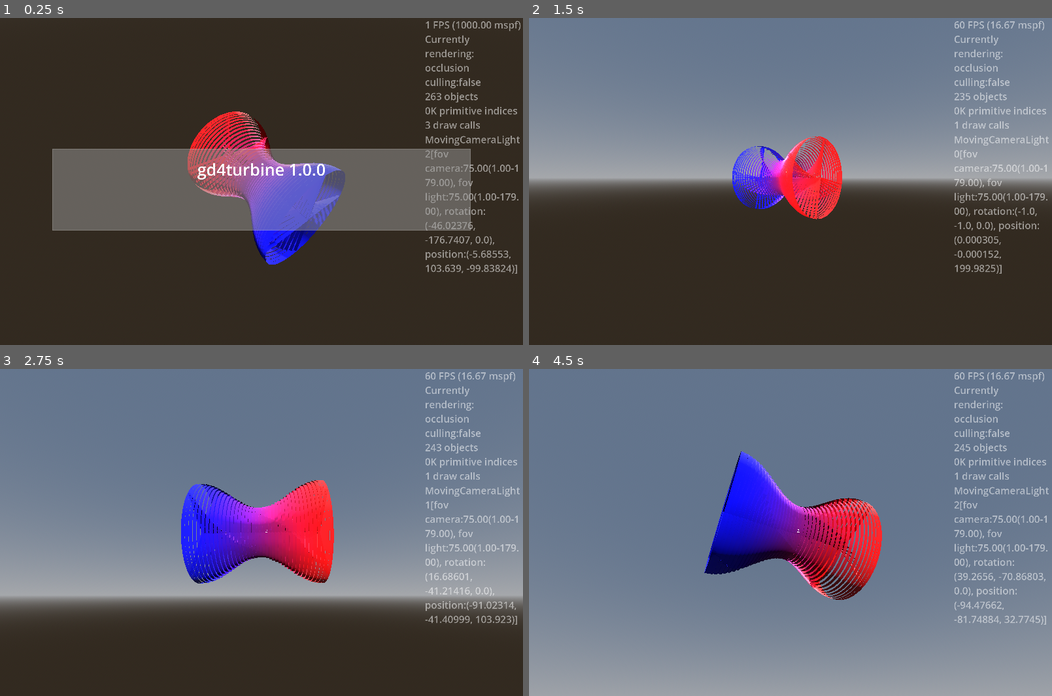
Above: before the commit, frames 1-4 (two rows, left to right).
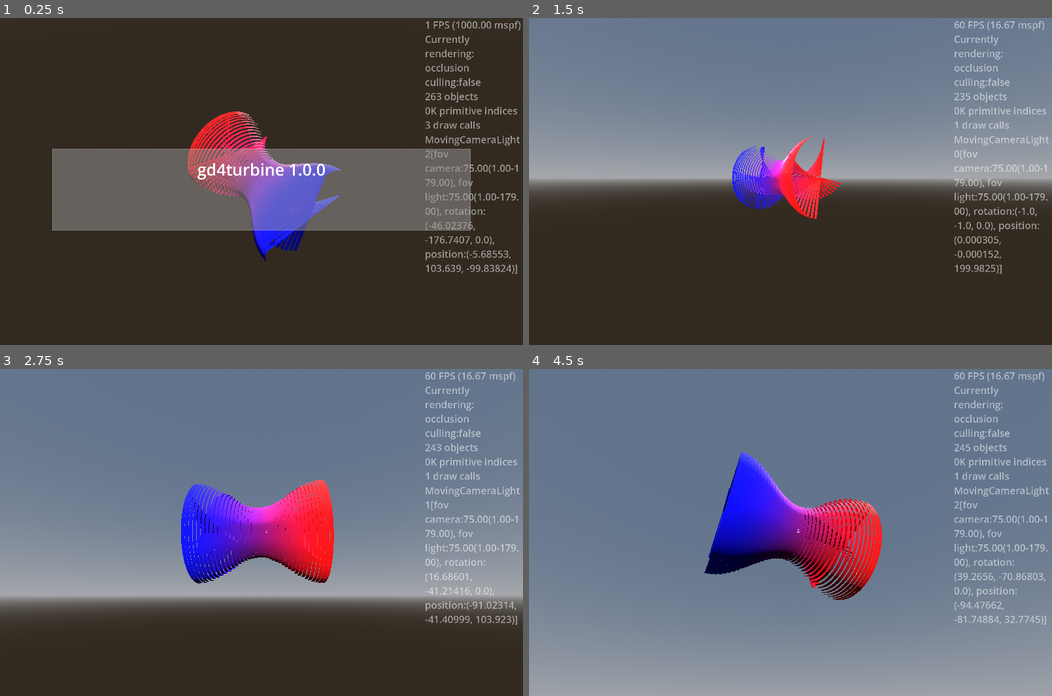
Above: after the commit, the same moments.

Repository: kasworld/gd4turbine
Game: Godot game, scene res://main.tscn
The game is run twice, just before and just after one commit, with the same random seed, the same clock (stepped at 60 frames per second) and the same inputs.
Inputs (mouse positions are in pixels of both pictures, inside the frame that each line leads up to):
- Up to frame 1 (0.25 s): no input
- Up to frame 2 (1.5 s): tap Enter at 0.5 s; move the mouse to (905, 165) at 0.52 s; hold Right 0.53-1.28 s; tap Q at 0.6 s; click (905, 165) at 0.67 s; move the mouse to (685, 197) at 1.27 s; hold Down from 1.28 s (still down); tap E at 1.35 s
- Up to frame 3 (2.75 s): move the mouse to (313, 460) at 2.02 s; release Down at 2.03 s; hold Right from 2.03 s (still down); tap Enter at 2.1 s
- Up to frame 4 (4.5 s): move the mouse to (764, 597) at 2.77 s; release Right at 2.78 s; hold Up 2.78-3.53 s; tap Q at 2.85 s; click (764, 597) at 2.92 s; move the mouse to (947, 581) at 3.52 s; hold Left from 3.53 s (still down); tap E at 3.6 s; move the mouse to (633, 483) at 4.27 s; tap Enter at 4.35 s

The runs differ from the first frame. In frame 1, 0.8% of the frame differs, in the area x 37-66%, y 30-76%; in frame 2, 0.8%, in the area x 43-60%, y 36-62%; in frame 3, 0.2%; in frame 4, 0.3%.

Commit message:
update Turbine

Diff:
--- a/arrow3d/arrow_3d.tscn
+++ b/arrow_3d/arrow_3d.tscn
@@ -1,6 +1,6 @@
 [gd_scene load_steps=6 format=3 uid="uid://c8npqlgeyy3xa"]
 
-[ext_resource type="Script" uid="uid://bsay8ghokgijt" path="res://arrow3d/arrow_3d.gd" id="1_v14xl"]
+[ext_resource type="Script" uid="uid://bsay8ghokgijt" path="res://arrow_3d/arrow_3d.gd" id="1_v14xl"]
 
 [sub_resource type="StandardMaterial3D" id="StandardMaterial3D_qickl"]
 resource_local_to_scene = true
--- a/axis_arrow3d/axis_arrow_3d.tscn
+++ b/axis_arrow_3d/axis_arrow_3d.tscn
@@ -1,7 +1,7 @@
 [gd_scene load_steps=3 format=3 uid="uid://dl14flc0fkeyt"]
 
-[ext_resource type="Script" uid="uid://ddkt5j34od0lk" path="res://axis_arrow3d/axis_arrow_3d.gd" id="1_yfllo"]
-[ext_resource type="PackedScene" uid="uid://c8npqlgeyy3xa" path="res://arrow3d/arrow_3d.tscn" id="2_yfllo"]
+[ext_resource type="Script" uid="uid://ddkt5j34od0lk" path="res://axis_arrow_3d/axis_arrow_3d.gd" id="1_yfllo"]
+[ext_resource type="PackedScene" uid="uid://c8npqlgeyy3xa" path="res://arrow_3d/arrow_3d.tscn" id="2_yfllo"]
 
 [node name="AxisArrow3D" type="Node3D"]
 script = ExtResource("1_yfllo")
--- a/main.tscn
+++ b/main.tscn
@@ -1,7 +1,7 @@
 [gd_scene load_steps=11 format=3 uid="uid://c6maulcewyhy5"]
 
 [ext_resource type="Script" uid="uid://bgj25qi5j8dgh" path="res://main.gd" id="1_ig7tw"]
-[ext_resource type="PackedScene" uid="uid://dl14flc0fkeyt" path="res://axis_arrow3d/axis_arrow_3d.tscn" id="4_1bvp3"]
+[ext_resource type="PackedScene" uid="uid://dl14flc0fkeyt" path="res://axis_arrow_3d/axis_arrow_3d.tscn" id="4_1bvp3"]
 [ext_resource type="PackedScene" uid="uid://c6cct2gj2a3im" path="res://timed_message/timed_message.tscn" id="5_lquwl"]
 [ext_resource type="PackedScene" uid="uid://ces3a6yv0c5fi" path="res://moving_carmera_light/moving_camera_light.tscn" id="8_5vw27"]
 
--- a/turbine/turbine.gd
+++ b/turbine/turbine.gd
@@ -2,42 +2,39 @@
 class_name Turbine
 
 func init(count :int, radius :float, ring_width :float, arm_count :int, co1 :Color, co2 :Color) -> Turbine:
-	var blades :MultiMeshShape = preload("res://multi_mesh_shape/multi_mesh_shape.tscn").instantiate()
-	var rings_out:= make_rings(count,radius,ring_width, false)
-	var rings_in:= make_rings(count,radius,ring_width, true)
+	make_rings($RingsOut, count, radius, ring_width, false)
+	make_rings($RingsIn, count, radius, ring_width, false)
 	var blade_mesh := BoxMesh.new()
 	blade_mesh.size = Vector3(radius, ring_width/10, ring_width )
-	blades.init_with_alpha(blade_mesh, count*arm_count)
-	add_child(blades)
+	$Blades.init_with_alpha(blade_mesh, count*arm_count)
 	for i in count:
 		var rate := float(i)/float(count-1)
 		var r_scale := (cos(rate*PI*2)+3)/4
 		var scaled_size := Vector3(r_scale,r_scale,1)
 		var co := co1.lerp(co2, rate)
 		var ring_pos := Vector3(0,0,-count*ring_width/2 + i*ring_width)
-		rings_out.set_inst_scale(i, scaled_size)
-		rings_out.set_inst_position(i,ring_pos)
-		rings_out.set_inst_rotation(i, Vector3.RIGHT, PI/2)
-		rings_out.set_inst_color(i,co)
-		rings_in.set_inst_scale(i, scaled_size)
-		rings_in.set_inst_position(i,ring_pos)
-		rings_in.set_inst_rotation(i, Vector3.RIGHT, PI/2)
-		rings_in.set_inst_color(i,co)
+		$RingsOut.set_inst_scale(i, scaled_size)
+		$RingsOut.set_inst_position(i,ring_pos)
+		$RingsOut.set_inst_rotation(i, Vector3.RIGHT, PI/2)
+		$RingsOut.set_inst_color(i,co)
+		$RingsIn.set_inst_scale(i, scaled_size)
+		$RingsIn.set_inst_position(i,ring_pos)
+		$RingsIn.set_inst_rotation(i, Vector3.RIGHT, PI/2)
+		$RingsIn.set_inst_color(i,co)
 
 		var cell각도 := 2.0*PI / arm_count
 		var base_int := i*arm_count
 		var blade_rot_rad := rate * PI
 		for j in arm_count:
 			var rad := cell각도 *j + blade_rot_rad
-			blades.set_inst_rotation(base_int+j, Vector3.BACK, rad)
-			blades.set_inst_rotation(base_int+j, Vector3.LEFT, PI/10)
-			blades.set_inst_position(base_int+j, Vector3(cos(rad) *radius*r_scale/2,sin(rad) *radius*r_scale/2, ring_pos.z) )
-			blades.set_inst_color(base_int+j, co)
-			blades.set_inst_scale(base_int+j, scaled_size)
+			$Blades.set_inst_rotation(base_int+j, Vector3.BACK, rad)
+			$Blades.set_inst_rotation(base_int+j, Vector3.LEFT, PI/10)
+			$Blades.set_inst_position(base_int+j, Vector3(cos(rad) *radius*r_scale/2,sin(rad) *radius*r_scale/2, ring_pos.z) )
+			$Blades.set_inst_color(base_int+j, co)
+			$Blades.set_inst_scale(base_int+j, scaled_size)
 	return self
 
-func make_rings(count :int, radius :float, ring_width :float, flip_faces :bool) -> MultiMeshShape:
-	var rings :MultiMeshShape = preload("res://multi_mesh_shape/multi_mesh_shape.tscn").instantiate()
+func make_rings(rings :MultiMeshShape, count :int, radius :float, ring_width :float, flip_faces :bool) -> MultiMeshShape:
 	var ring_mesh := CylinderMesh.new()
 	ring_mesh.cap_bottom = false
 	ring_mesh.cap_top = false
@@ -46,5 +43,4 @@
 	ring_mesh.height = ring_width
 	ring_mesh.flip_faces = flip_faces
 	rings.init_with_alpha(ring_mesh, count,0.9)
-	add_child(rings)
 	return rings
--- a/turbine/turbine.tscn
+++ b/turbine/turbine.tscn
@@ -1,6 +1,25 @@
-[gd_scene load_steps=2 format=3 uid="uid://dkx5y3mqpfeh8"]
+[gd_scene load_steps=6 format=3 uid="uid://dkx5y3mqpfeh8"]
 
 [ext_resource type="Script" uid="uid://cks7j0itum0fw" path="res://turbine/turbine.gd" id="1_4ihrl"]
+[ext_resource type="PackedScene" uid="uid://cfnbpemvoy1i6" path="res://multi_mesh_shape/multi_mesh_shape.tscn" id="2_te6su"]
+
+[sub_resource type="MultiMesh" id="MultiMesh_myt8e"]
+resource_local_to_scene = true
+
+[sub_resource type="MultiMesh" id="MultiMesh_b2hnm"]
+resource_local_to_scene = true
+
+[sub_resource type="MultiMesh" id="MultiMesh_qolen"]
+resource_local_to_scene = true
 
 [node name="Turbine" type="Node3D"]
 script = ExtResource("1_4ihrl")
+
+[node name="RingsOut" parent="." instance=ExtResource("2_te6su")]
+multimesh = SubResource("MultiMesh_myt8e")
+
+[node name="RingsIn" parent="." instance=ExtResource("2_te6su")]
+multimesh = SubResource("MultiMesh_b2hnm")
+
+[node name="Blades" parent="." instance=ExtResource("2_te6su")]
+multimesh = SubResource("MultiMesh_qolen")
Renamed: arrow3d/arrow_3d.gd -> arrow_3d/arrow_3d.gd
Renamed: arrow3d/arrow_3d.gd.uid -> arrow_3d/arrow_3d.gd.uid
Renamed: axis_arrow3d/axis_arrow_3d.gd -> axis_arrow_3d/axis_arrow_3d.gd
Renamed: axis_arrow3d/axis_arrow_3d.gd.uid -> axis_arrow_3d/axis_arrow_3d.gd.uid
